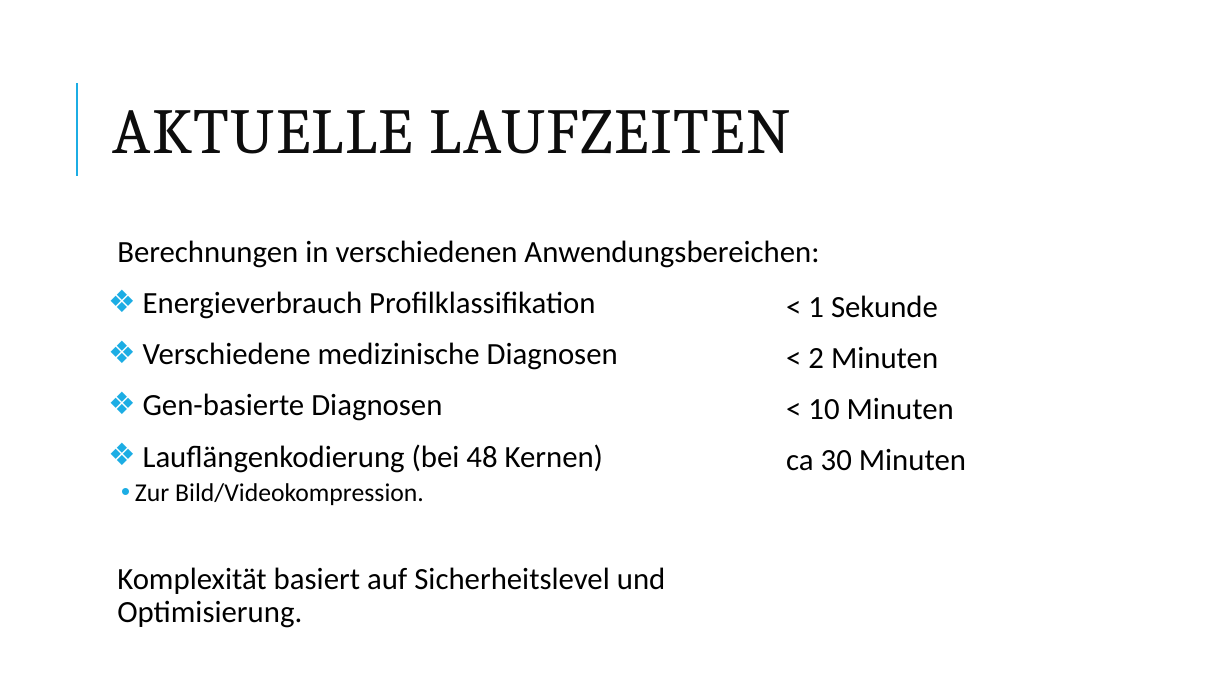
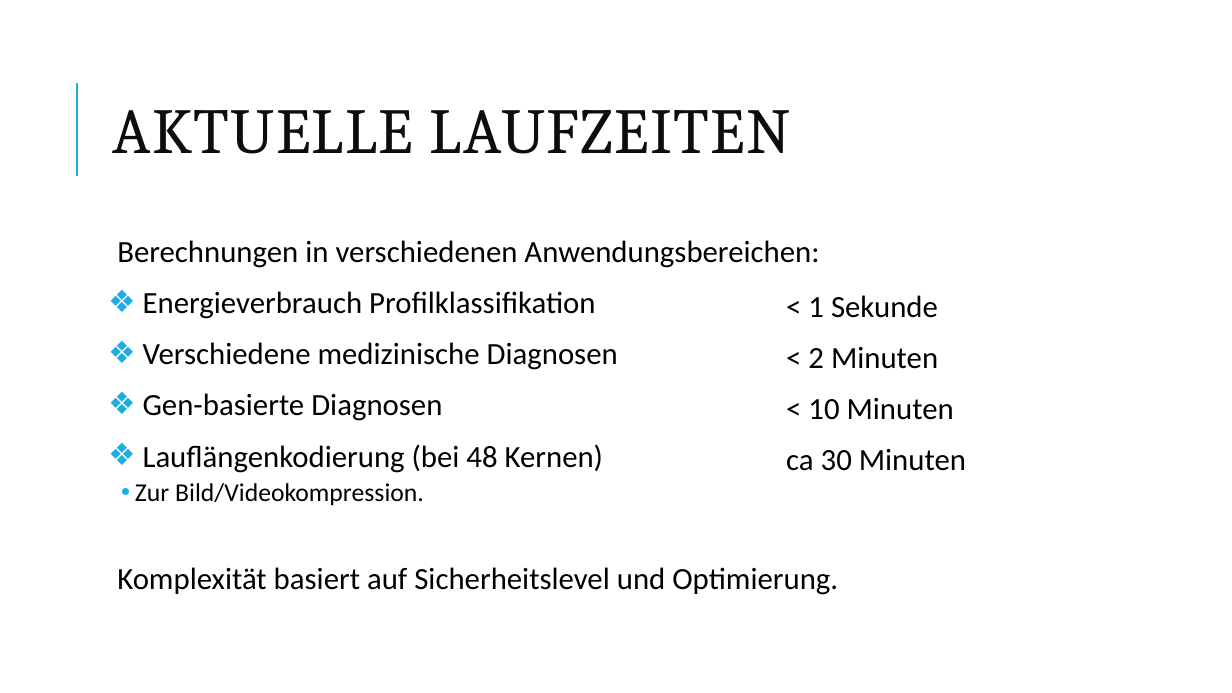
Before and after one commit to kohlerta/Krypto, a slide deck: slide 34 of hannah_raimund_tanja.pptx (slide 36 before the commit). Drawn at 1232x693 pixels with LibreOffice and Linux fonts; fonts in the diff are those of the drawing. Boxes give left, top, right and bottom in pixels: in the first picture for what was removed or moved away, otherwise in the second. Text is boxed around its words. In the diff, an @@ line names an element or a change of style, - is before the commit and + after.

```diff
--- a/hannah_raimund_tanja.pptx
+++ b/hannah_raimund_tanja.pptx
@@ text at [117, 567, 838, 595]: text changed @@
-  Komplexität basiert auf Sicherheitslevel und Optimisierung.
+  Komplexität basiert auf Sicherheitslevel und Optimierung.
```
Also in this commit, not shown: 16 other slides changed, 16 slides added, 10 slides removed, 7 other files.
